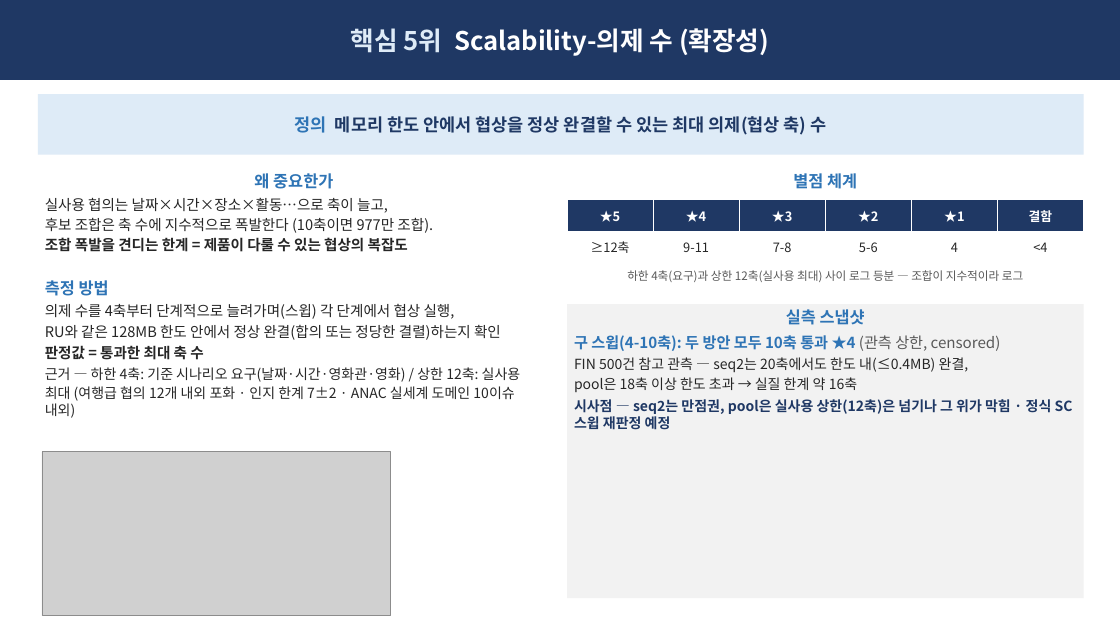
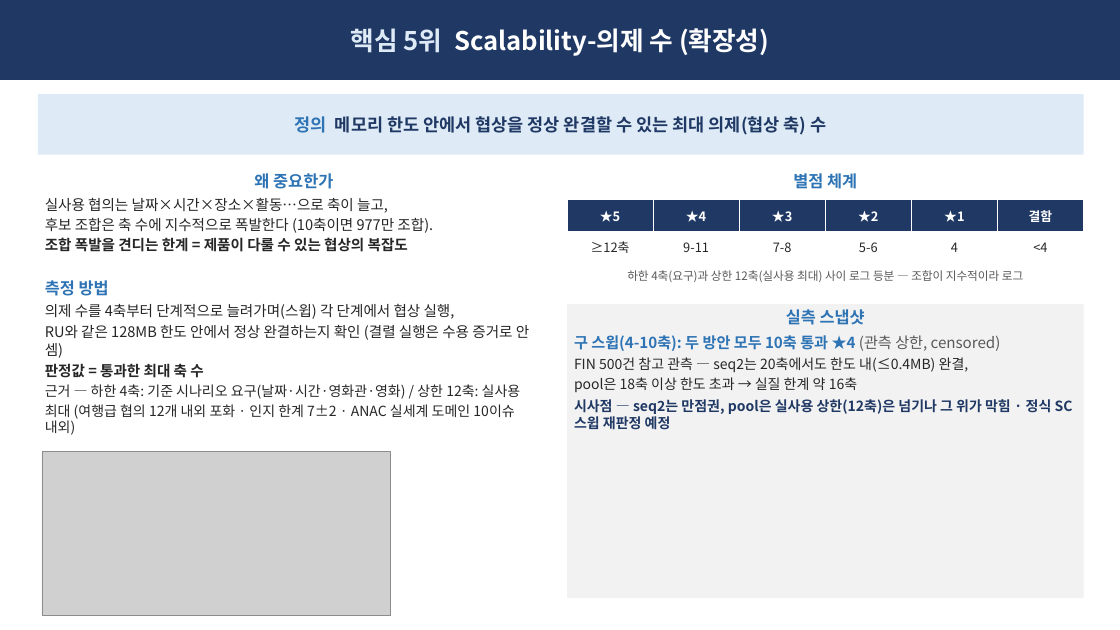
Before and after one commit to Sunwoo-Nam/architect-teamproject, a slide deck: slide 8 of docs/changbae/61-핵심QA-5종-임원-브리핑.pptx. Drawn at 1120x630 pixels with LibreOffice and Linux fonts; fonts in the diff are those of the drawing; grey boxes stand for pictures. Boxes give left, top, right and bottom in pixels: in the first picture for what was removed or moved away, otherwise in the second. Text is boxed around its words. In the diff, an @@ line names an element or a change of style, - is before the commit and + after.

```diff
--- a/docs/changbae/61-핵심QA-5종-임원-브리핑.pptx
+++ b/docs/changbae/61-핵심QA-5종-임원-브리핑.pptx
@@ text at [45, 325, 529, 358]: text changed @@
-RU와 같은 128MB 한도 안에서 정상 완결(합의 또는 정당한 결렬)하는지 확인
+RU와 같은 128MB 한도 안에서 정상 완결하는지 확인 (결렬 실행은 수용 증거로 안 셈)
```
Also in this commit, not shown: 2 other slides changed, 3 other files.
